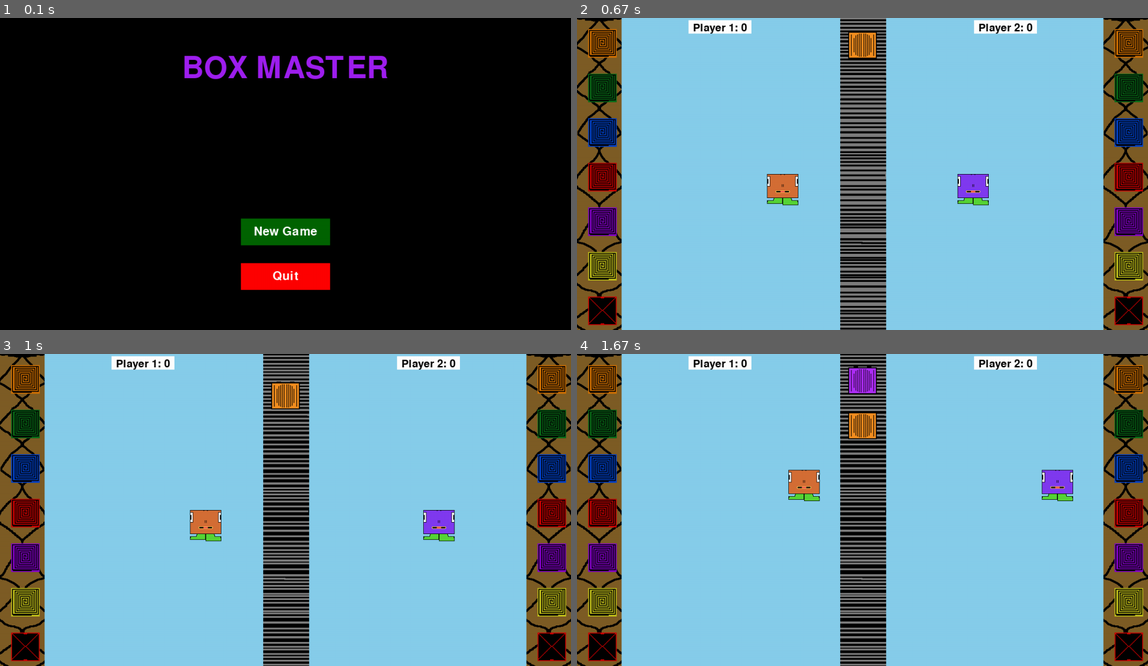
Above: before the commit, frames 1-4 (two rows, left to right).
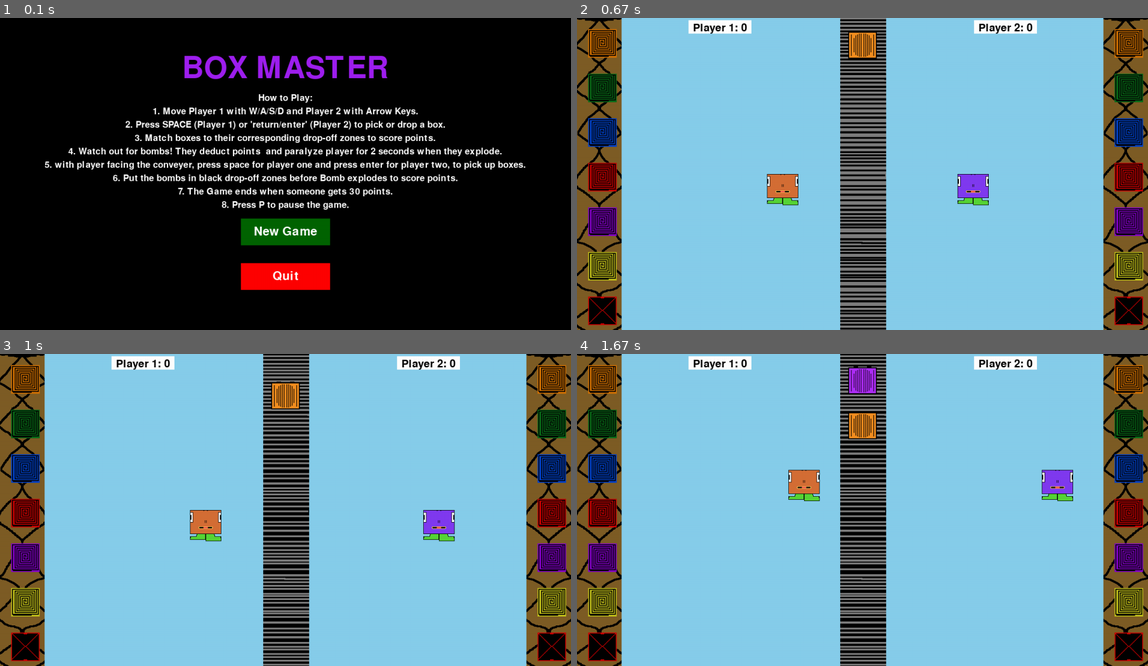
Above: after the commit, the same moments.

Repository: michlima/pygame-project
Game: pygame game, started from main.py
The game is run twice, just before and just after one commit, with the same random seed, the same clock (stepped at 60 frames per second) and the same inputs.
Inputs (mouse positions are in pixels of both pictures, inside the frame that each line leads up to):
- Up to frame 1 (0.1 s): no input
- Up to frame 2 (0.67 s): click (862, 230) at 0.38 s, where only the run after the commit has a clickable "New Game"
- Up to frame 3 (1 s): hold Right from 0.67 s (still down); move the mouse to (262, 522) at 0.7 s
- Up to frame 4 (1.67 s): release Right at 1.13 s; hold Up 1.17-1.47 s; hold W 1.17-1.47 s; hold Right from 1.5 s (still down); hold D from 1.5 s (still down)

The runs differ from the first frame. In frame 1, 5.4% of the frame differs, in the area x 7-92%, y 24-62%; in frame 2, nothing differs; in frame 3, nothing differs; in frame 4, nothing differs.

Commit message:
fixed color of instructions

Diff:
--- a/main.py
+++ b/main.py
@@ -142,9 +142,9 @@
             "8. Press P to pause the game.",
 
         ]
-        instructionY = 200  # Move instructions up (from 250 to 200)
+        instructionY = 170  # Move instructions up (from 250 to 200)
         for line in instructions:
-            instructionText = allText(None, 30, line, True, "black")
+            instructionText = allText(None, 30, line, True, "white")
             screen.blit(instructionText, ((screen.get_width() - instructionText.get_width()) / 2, instructionY))
             instructionY += 30  # Increase Y position for the next line of instructions
 
